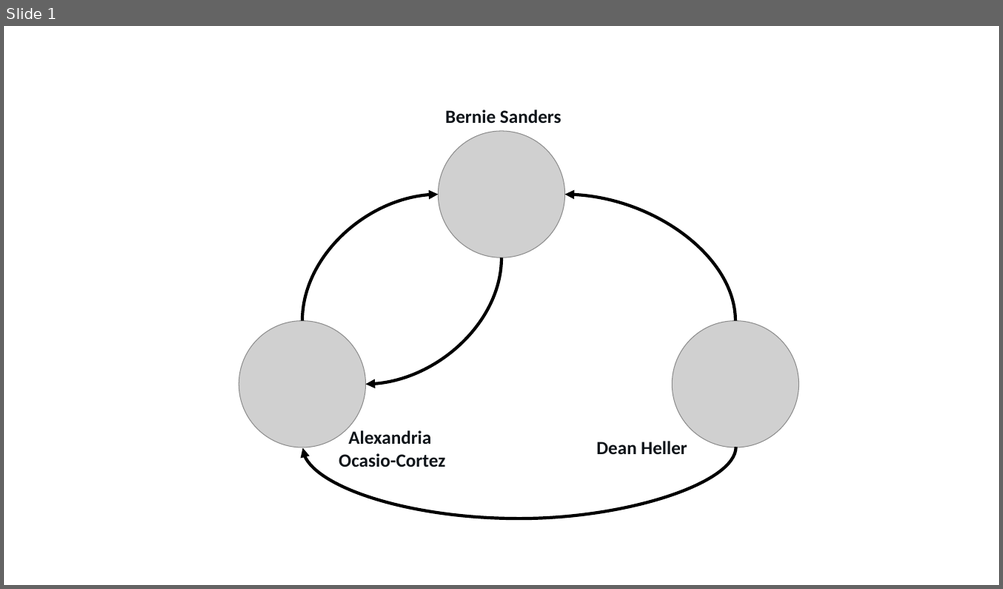
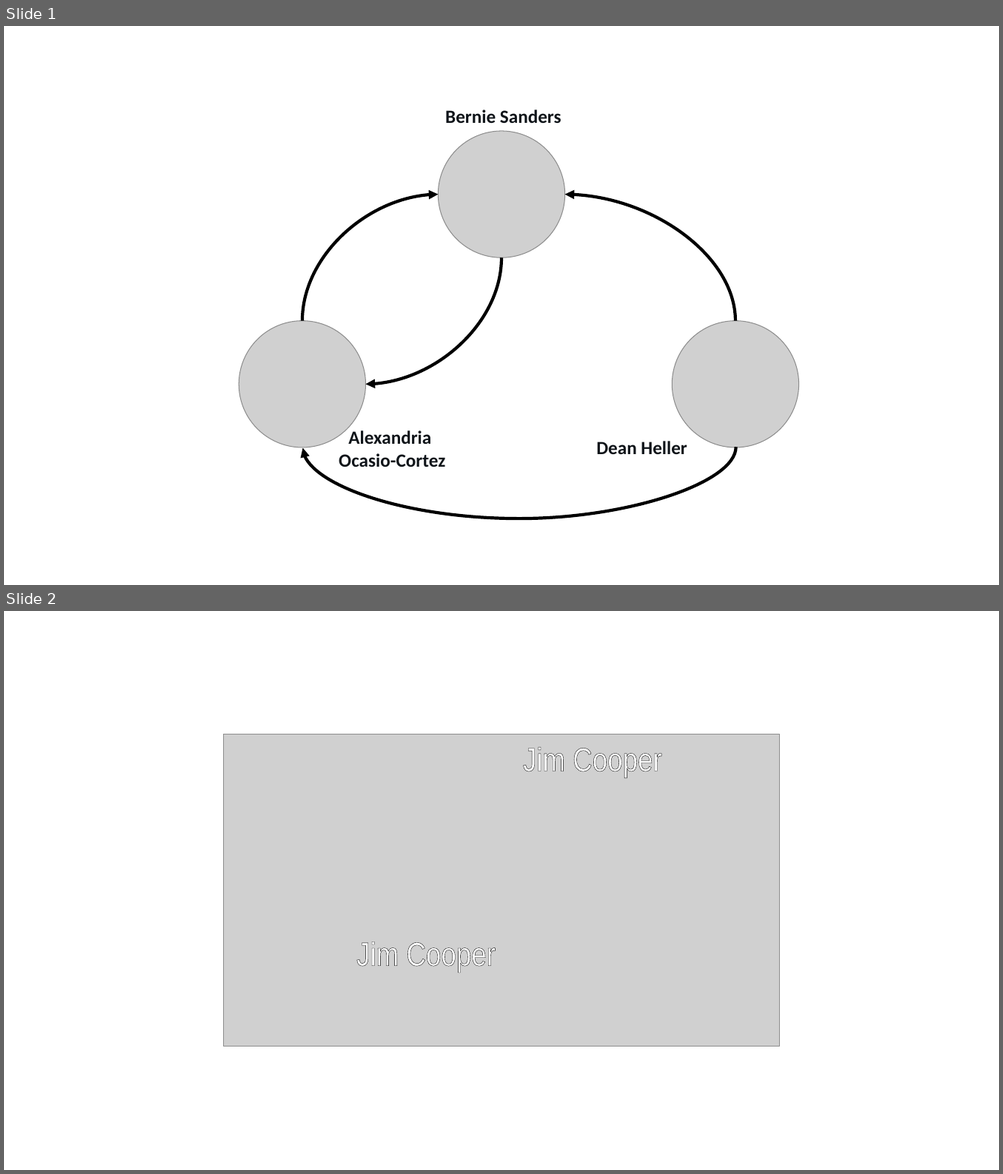
Before and after one commit to idariis/Social-Graphs-Project-E20, a slide deck: figures.pptx. Shown one above the other, each under a label of ours: slide 1 before the commit, slides 1 and 2 after it. The pictures are 1003x589 and 1003x1174 pixels, drawn with LibreOffice and Linux fonts; fonts in the diff are those of the drawing; grey boxes stand for pictures. Boxes give left, top, right and bottom in pixels: in the first picture for what was removed or moved away, otherwise in the second. Text is boxed around its words. In the diff, an @@ line names an element or a change of style, - is before the commit and + after.

```diff
--- a/figures.pptx
+++ b/figures.pptx
@@ slide 2 added at [4,611,999,1170], background #FFFFFF @@
@@ picture added at [223,735,779,1048] @@
@@ text added at [523,747,661,777], 32 pt, text #FFFFFF @@
+Jim Cooper
@@ text added at [356,942,495,972], 32 pt, text #FFFFFF @@
+Jim Cooper
```
Also in this commit, not shown: 12 other files.
